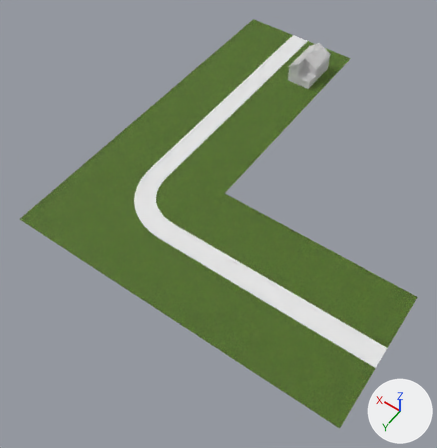
The Blender file Assets/Models/untitled.blend: old version first, new version second.
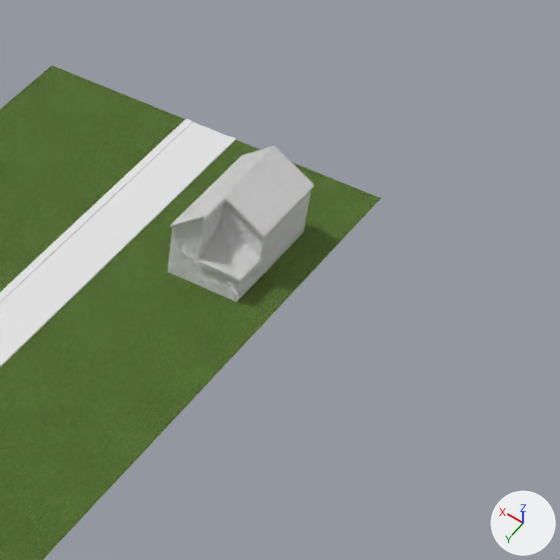
Old and new are each drawn whole from a 50 mm lens placed at (-235.6, 203.0, 363.6), pointed at (-61.9, -40.2, -18.5) and again close up on the part from 55% to 92% of the width and 0% to 37% of the height. The axes (+X, +Y, +Z) are drawn at lower right. The lights are the same throughout. The first two pictures are the older version.
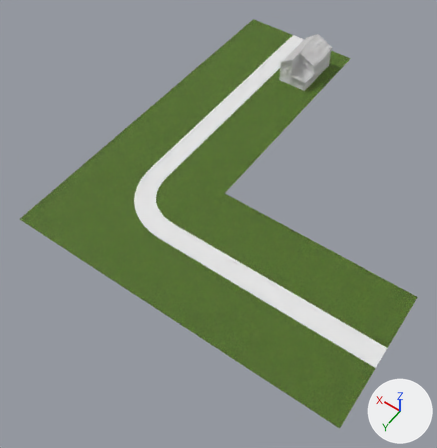
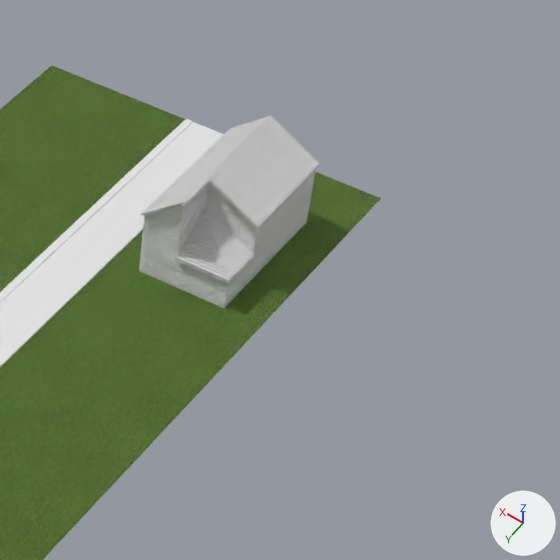
Changed parts and their boxes [x1, y1, x2, y2] in the close-ups (560 x 560 px):
```json
{"object": "Floor.006", "change": "moved, rescaled", "before": [167, 146, 314, 302], "after": [139, 116, 319, 308], "on screen": "22% wider, 23% taller"}
```

Scene script edits in JSON lines:
```json
{"op": "set", "path": "ob_floor_006.location", "old": "(-35.0, -223.2, 0.0)", "new": "(-31.0, -223.2, 0.0)"}
{"op": "set", "path": "ob_floor_006.scale", "old": "(1.0, 1.0, 1.0)", "new": "(1.23, 1.23, 1.23)"}
```
